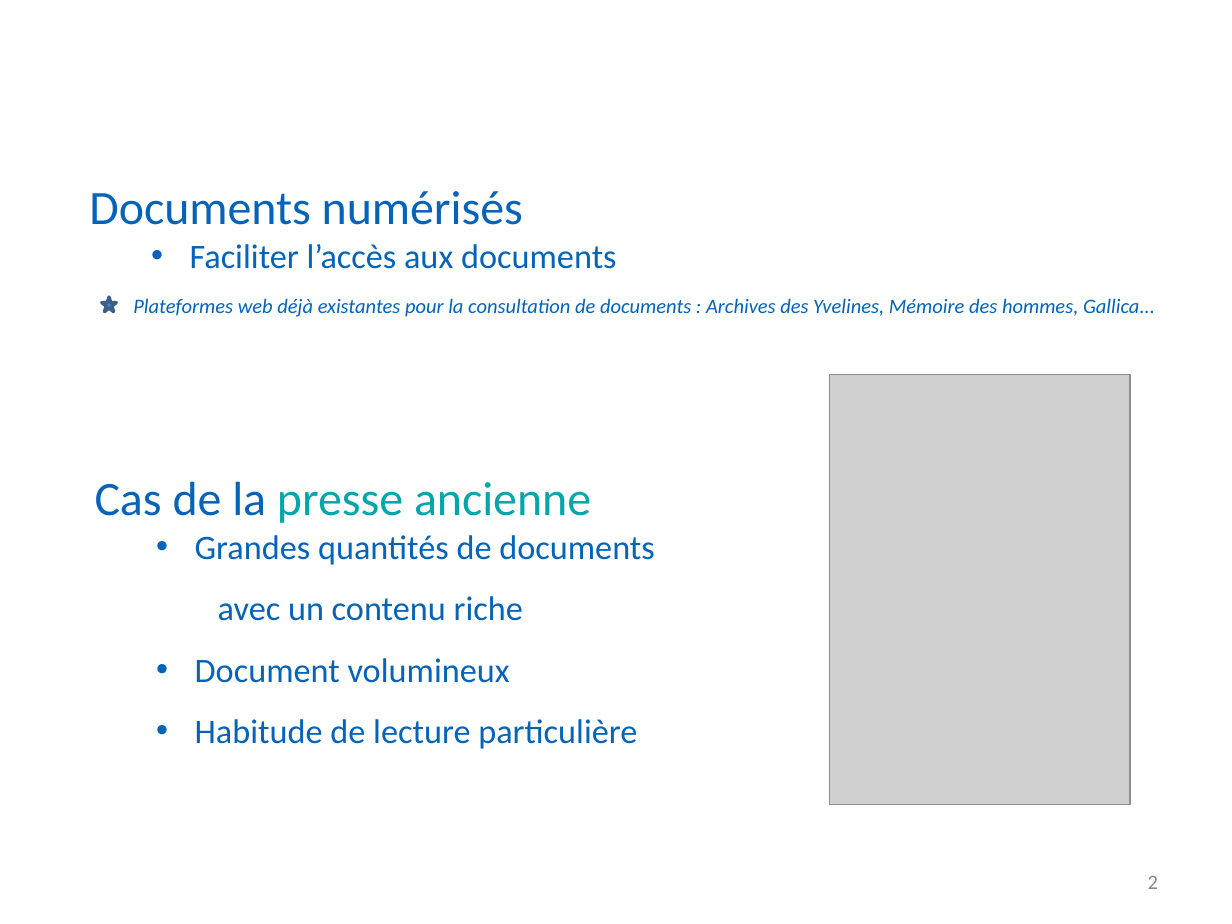
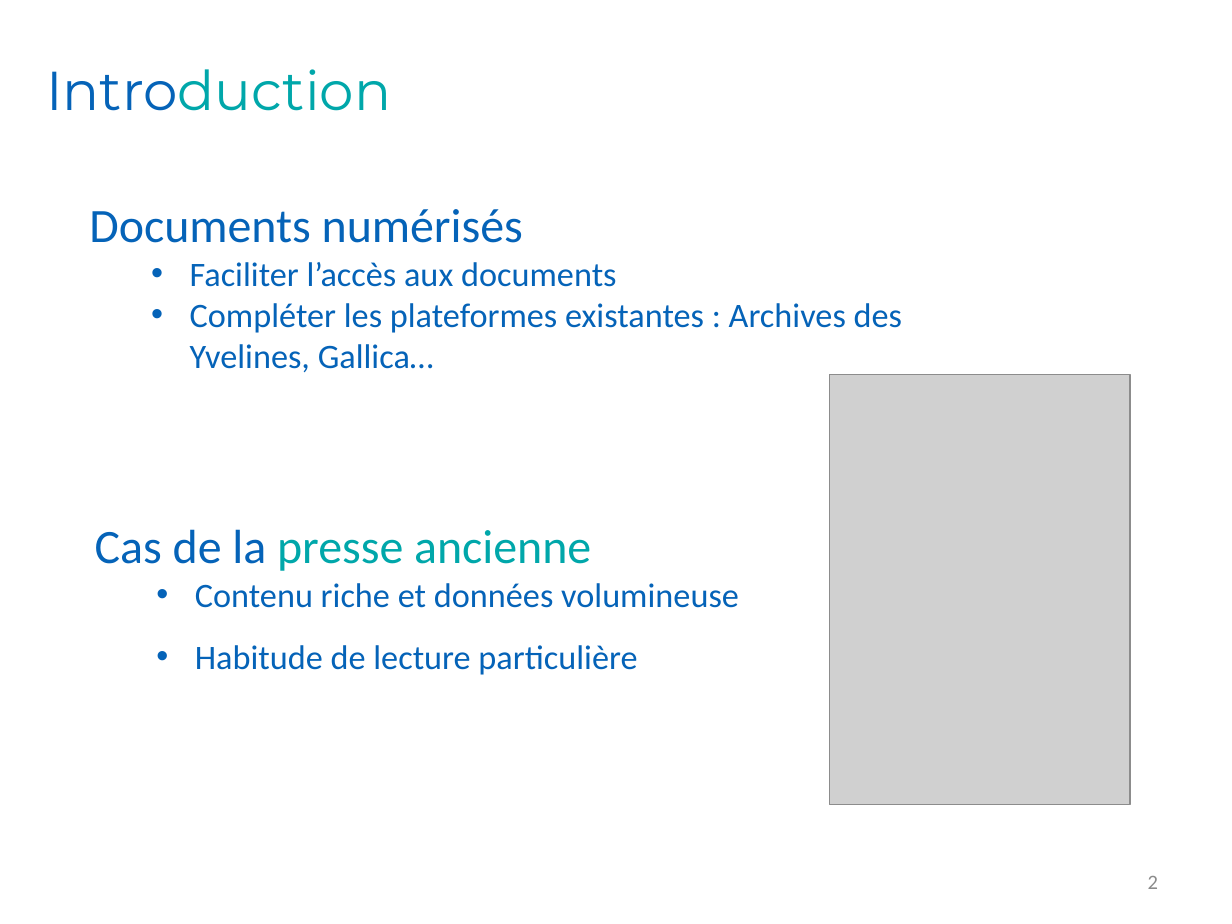
Before and after one commit to Romcol/Gutemberg-rapports, a slide deck: slide 2 of defense/1_project/powerpoint.pptx. Drawn at 1232x924 pixels with LibreOffice and Linux fonts; fonts in the diff are those of the drawing; grey boxes stand for pictures; background and template pictures are left out. Boxes give left, top, right and bottom in pixels: in the first picture for what was removed or moved away, otherwise in the second. Text is boxed around its words. In the diff, an @@ line names an element or a change of style, - is before the commit and + after.

```diff
--- a/defense/1_project/powerpoint.pptx
+++ b/defense/1_project/powerpoint.pptx
@@ title added at box(46, 69, 391, 111), 32 pt, text #00A7AA @@
+Introduction
@@ text "Documents numérisés": place and size @@
-text "Documents numérisés" at box(89, 191, 617, 269)
+text "Documents numérisés" at box(89, 209, 902, 372)
@@ star removed at box(102, 297, 117, 312) @@
@@ text removed at box(133, 298, 1155, 317) @@
-Plateformes web déjà existantes pour la consultation de documents : Archives des Yvelines, Mémoire des hommes, Gallica...
@@ text at box(190, 303, 902, 372): paragraph added @@
+  • Compléter les plateformes existantes : Archives des Yvelines, Gallica…
@@ text "Cas de la presse ancienne": place and size @@
-text "Cas de la presse ancienne" at box(95, 481, 655, 749)
+text "Cas de la presse ancienne" at box(95, 529, 739, 675)
@@ text at box(195, 583, 739, 608): text changed @@
-  • Grandes quantités de documents
-    avec un contenu riche
-  • Document volumineux
+  • Contenu riche et données volumineuse
```
Also in this commit, not shown: 7 other slides changed, 7 slides added, 3 slides removed.
